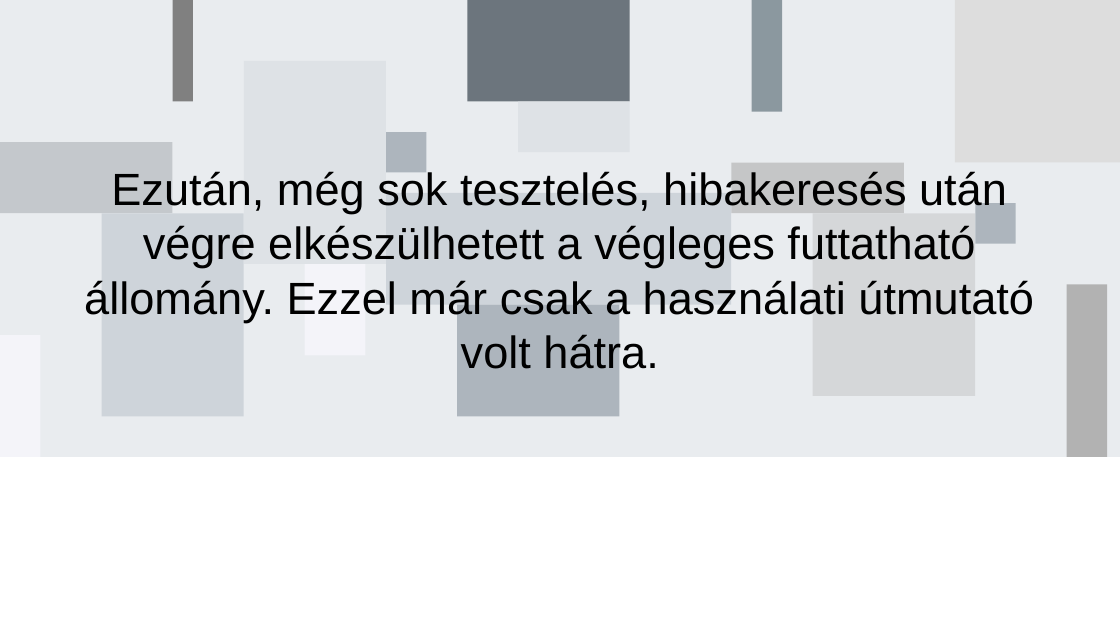
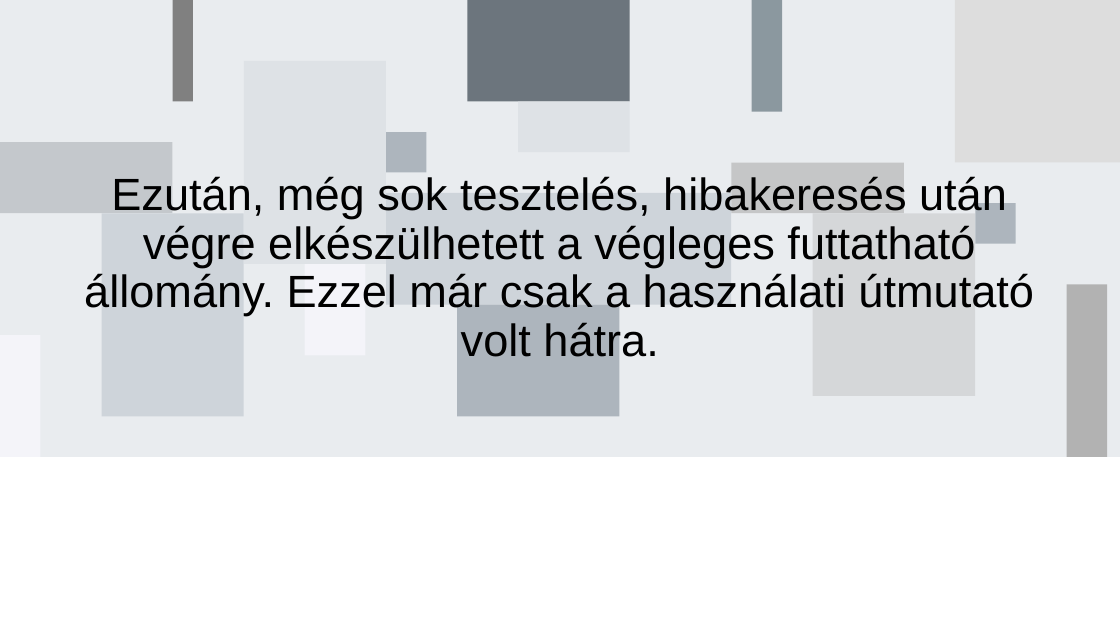
Before and after one commit to badam-dev/lvl_devil, a slide deck: slide 8 of lvl-devil.pptx. Drawn at 1120x630 pixels with LibreOffice and Linux fonts; fonts in the diff are those of the drawing. Boxes give left, top, right and bottom in pixels: in the first picture for what was removed or moved away, otherwise in the second. Text is boxed around its words. In the diff, an @@ line names an element or a change of style, - is before the commit and + after.

```diff
--- a/lvl-devil.pptx
+++ b/lvl-devil.pptx
@@ subtitle "Ezután, még sok tesztelés, hibakeresés ..." at (x1=84, y1=176, x2=1034, y2=365): line spacing 1 to 0.9; more space between paragraphs @@
```
Also in this commit, not shown: 6 other slides changed, 9 other files.
